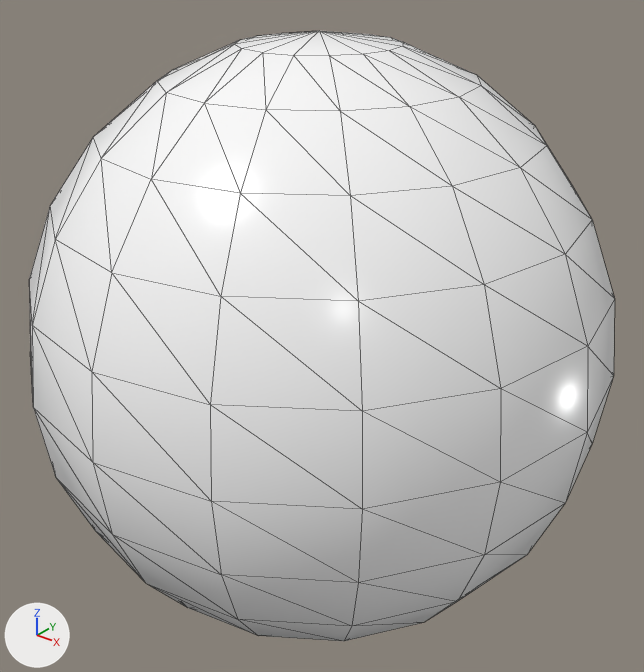
One commit to the glTF model public/models/eggs/egg_yume.glb: the scene before it, then after it.
Rendered twice from a 50 mm camera at (1.769, -2.199, 2.403) aimed at (0.004, 0.007, 1.036). Lighting does not change. The marker at lower left points along +X, +Y and +Z. The picture after the commit comes second. Mesh edges are drawn as thin lines. Where no turn or scale is listed for an object, it has been applied to the vertices.

Script lines for the objects in view, before the commit:
```python
mat_mat_main_024 = principled_material('Mat_Main.024')
mat_mat_main_024.base_color = (1.0, 1.0, 1.0)  # white #ffffff
mat_mat_main_024.roughness = 0.25
me_球_026 = bpy.data.meshes.new('球.026')
me_球_026.from_pydata(...)  # a UV sphere (16 segments, 12 rings, poles along z) spanning x -0.99..0.99, y -0.99..0.99, z 0.0..2.06
me_球_026.materials.append(mat_mat_main_024)  # white #ffffff
ob_egg_yume_body_0 = bpy.data.objects.new('Egg_Yume_body_0', me_球_026)
ob_egg_yume_body_0.location = (0.0, 0.0, 0.0)
```
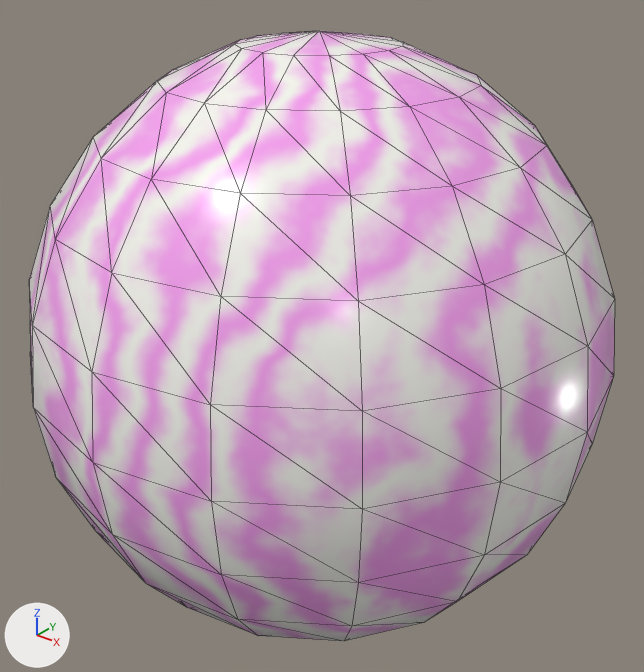
Where the newer file only moved an object's origin or applied its transform, the numbers keep the older frame.

Boxes (x1, y1, x2, y2) around the edits, measured in the pictures (644 x 672 px):
'Egg_Yume_body_0', surface changed
    both: (29, 31, 615, 639)

The change, as a diff of the scene's bpy script:
```diff
--- a/public/models/eggs/egg_yume.glb.py
+++ b/public/models/eggs/egg_yume.glb.py
@@ img_mat_main_bakedtex @@
+img_mat_main_bakedtex = load_image('Mat_Main_BakedTex', '_unpacked/Mat_Main_BakedTex', 512, 512, 'sRGB')
@@ mat_mat_main_024 @@
 mat_mat_main_024 = principled_material('Mat_Main.024')
-mat_mat_main_024.base_color = (1.0, 1.0, 1.0)  # white #ffffff
+mat_mat_main_024.texture = img_mat_main_bakedtex
 mat_mat_main_024.roughness = 0.25
```
